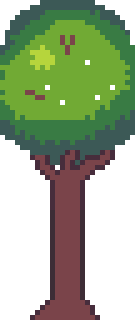
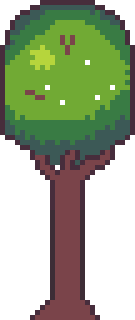
Layers edited between the first and the second 135x320 image:
added layer "Outline" above "Layer" over [0, 0, 135, 155]
